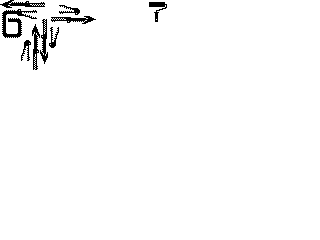
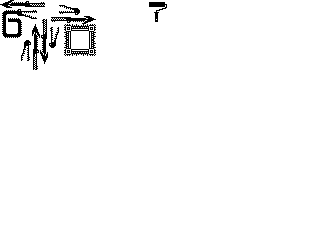
Revision of a layered 320×240 image; what changed, layer by layer:
painted on "pixotosco" over (64, 24, 96, 56)
